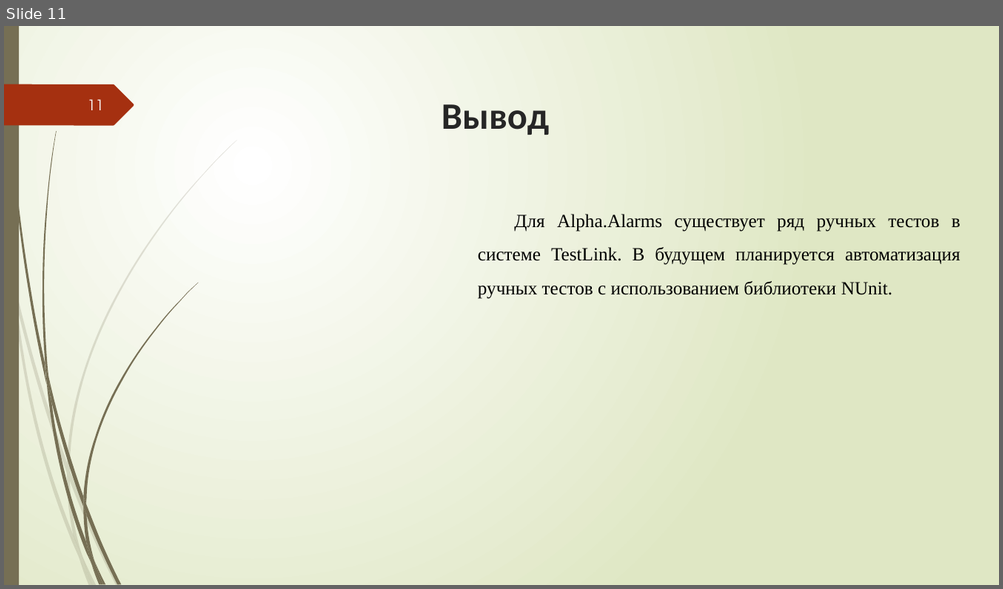
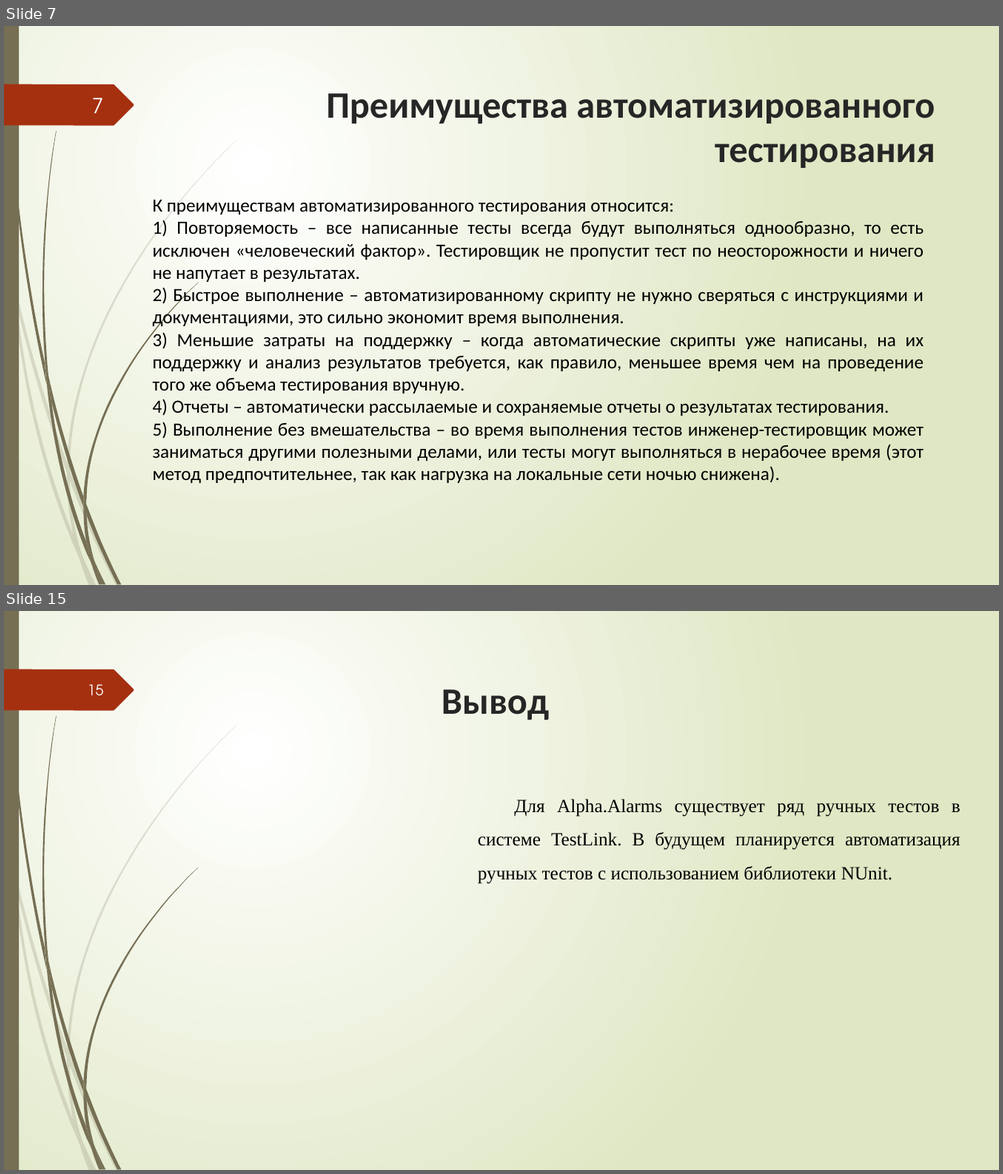
Before and after one commit to Sergeygaan/Lab1, a slide deck: Презентация.pptx. Shown one above the other, each under a label of ours: slide 11 before the commit, slides 7 and 15 after it; the slides between them are not shown. The pictures are 1003x589 and 1003x1174 pixels, drawn with LibreOffice and Linux fonts; fonts in the diff are those of the drawing. Boxes give left, top, right and bottom in pixels: in the first picture for what was removed or moved away, otherwise in the second. Text is boxed around its words. In the diff, an @@ line names an element or a change of style, - is before the commit and + after.

```diff
--- a/Презентация.pptx
+++ b/Презентация.pptx
@@ slide 7 added at [4,26,999,585], background gradient #FFFFFF to #DFE8C4; not listed: 24 template elements that a slide beside it also shows @@
@@ page number added at [92,98,104,113], 20 pt, text #FEFFFF @@
+7
@@ title added at [326,93,935,168], 36 pt, text #262626, bold @@
+Преимущества автоматизированного тестирования
@@ text added at [153,199,924,483], 18 pt, text #000000 @@
+К преимуществам автоматизированного тестирования относится:
+1) Повторяемость – все написанные тесты всегда будут выполняться однообразно, то есть исключен «человеческий фактор». Тестировщик не пропустит тест по неосторожности и ничего не напутает в результатах.
+2) Быстрое выполнение – автоматизированному скрипту не нужно сверяться с инструкциями и документациями, это сильно экономит время выполнения.
+3) Меньшие затраты на поддержку – когда автоматические скрипты уже написаны, на их поддержку и анализ результатов требуется, как правило, меньшее время чем на проведение того же объема тестирования вручную.
+4) Отчеты – автоматически рассылаемые и сохраняемые отчеты о результатах тестирования.
+5) Выполнение без вмешательства – во время выполнения тестов инженер-тестировщик может заниматься другими полезными делами, или тесты могут выполняться в нерабочее время (этот метод предпочтительнее, так как нагрузка на локальные сети ночью снижена).
@@ what was slide 11 is now slide 15 @@
@@ page number at [88,684,104,696]: text changed @@
-11
+15
```
Also in this commit, not shown: 4 slides changed, 9 other slides added, 6 slides removed, 3 other files.
